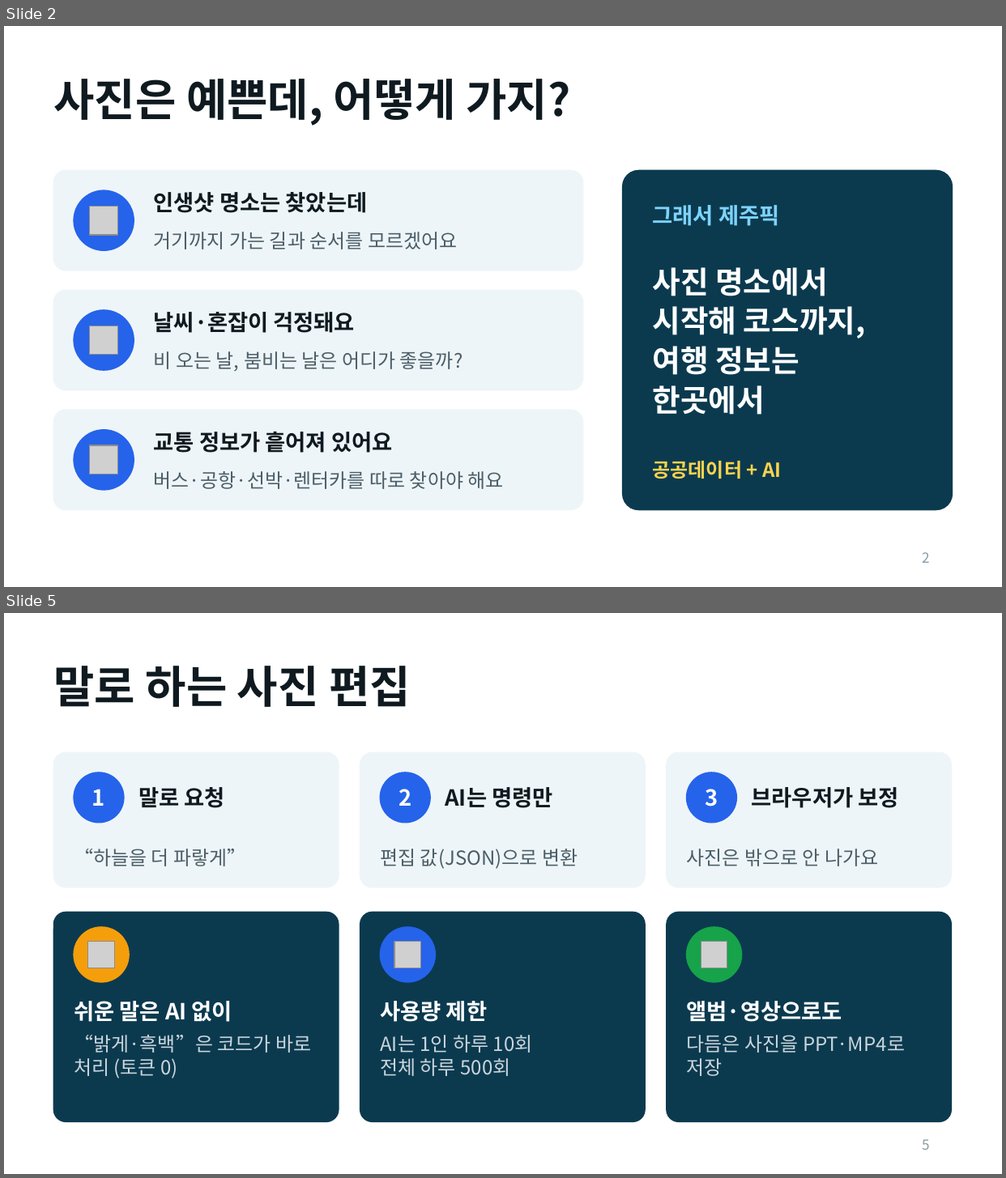
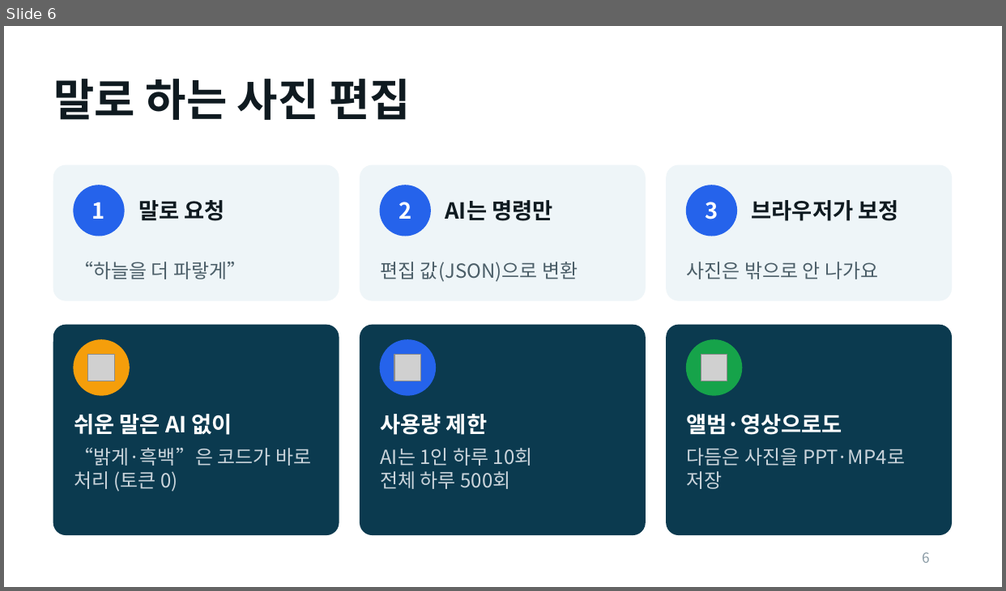
Before and after one commit to Yanghj3119/JNUproject, a slide deck: docs/제주픽-발표.pptx. Shown one above the other, each under a label of ours: slides 2 and 5 before the commit, slide 6 after it; the slides between them are not shown. The pictures are 1006x1178 and 1006x591 pixels, drawn with LibreOffice and Linux fonts; fonts in the diff are those of the drawing; grey boxes stand for pictures. Boxes give left, top, right and bottom in pixels: in the first picture for what was removed or moved away, otherwise in the second. Text is boxed around its words. In the diff, an @@ line names an element or a change of style, - is before the commit and + after.

```diff
--- a/docs/제주픽-발표.pptx
+++ b/docs/제주픽-발표.pptx
@@ slide 2 removed at [4,26,1002,587], background #FFFFFF @@
@@ title removed at [54,79,571,126] @@
-사진은 예쁜데, 어떻게 가지?
@@ rounded rectangle removed at [54,171,583,271] @@
@@ rounded rectangle removed at [623,171,952,510] @@
@@ ellipse removed at [74,190,134,250] @@
@@ text removed at [154,192,368,213] @@
-인생샷 명소는 찾았는데
@@ picture removed at [90,207,119,236] @@
@@ text removed at [653,205,779,226] @@
-그래서 제주픽
@@ text removed at [154,232,457,250] @@
-거기까지 가는 길과 순서를 모르겠어요
@@ text removed at [653,267,866,415] @@
-사진 명소에서
-시작해 코스까지,
-여행 정보는
-한곳에서
@@ rounded rectangle removed at [54,290,583,390] @@
@@ ellipse removed at [74,310,134,370] @@
@@ text removed at [154,312,356,333] @@
-날씨·혼잡이 걱정돼요
@@ picture removed at [90,327,119,356] @@
@@ text removed at [154,352,463,371] @@
-비 오는 날, 붐비는 날은 어디가 좋을까?
@@ rounded rectangle removed at [54,410,583,510] @@
@@ ellipse removed at [74,430,134,490] @@
@@ text removed at [154,431,392,453] @@
-교통 정보가 흩어져 있어요
@@ picture removed at [90,446,119,475] @@
@@ text removed at [653,461,781,479] @@
-공공데이터 + AI
@@ text removed at [154,472,504,489] @@
-버스·공항·선박·렌터카를 따로 찾아야 해요
@@ page number removed at [922,552,930,563] @@
-2
@@ what was slide 5 is now slide 6 @@
@@ page number at [922,552,930,563]: text changed @@
-5
+6
```
Also in this commit, not shown: 3 slides changed, 4 slides added, 2 other slides removed, 1 other file.
